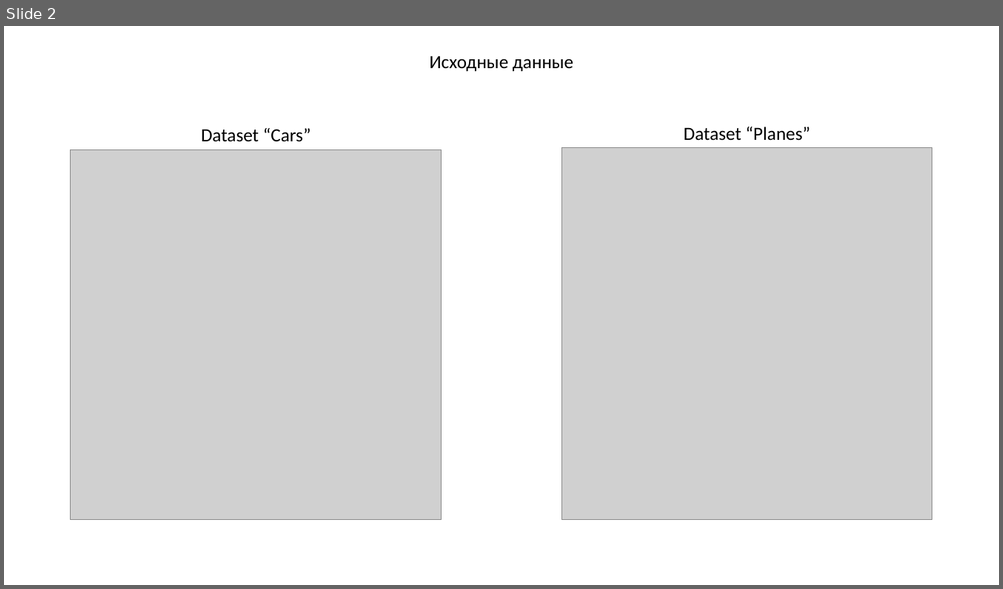
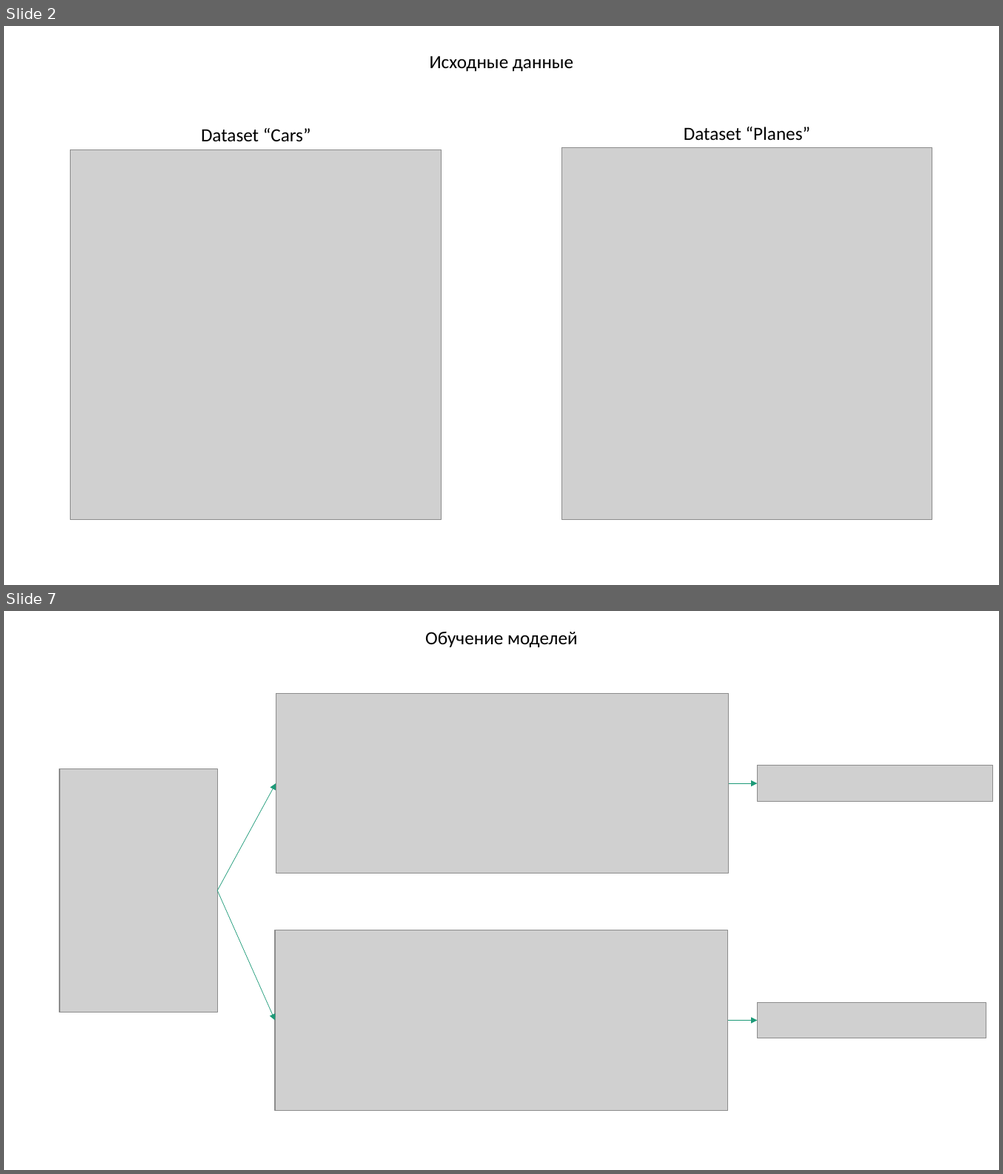
Before and after one commit to KanVull/Kursach-8Sem, a slide deck: Презентация.pptx. Shown one above the other, each under a label of ours: slide 2 before the commit, slides 2 and 7 after it; the slides between them are not shown. The pictures are 1003x589 and 1003x1174 pixels, drawn with LibreOffice and Linux fonts; fonts in the diff are those of the drawing; grey boxes stand for pictures. Boxes give left, top, right and bottom in pixels: in the first picture for what was removed or moved away, otherwise in the second. Text is boxed around its words. In the diff, an @@ line names an element or a change of style, - is before the commit and + after.

```diff
--- a/Презентация.pptx
+++ b/Презентация.pptx
@@ slide 7 added at [4, 611, 999, 1170], background #FFFFFF @@
@@ text added at [425, 632, 578, 647], 18 pt, text #000000 @@
+Обучение моделей
@@ picture added at [276, 694, 728, 874] @@
@@ picture added at [757, 766, 992, 801] @@
@@ picture added at [60, 769, 216, 1012] @@
@@ arrow added from (217, 891) to (276, 783), #1D9A78 0.5 pt @@
@@ arrow added from (728, 783) to (757, 783), #1D9A78 0.5 pt @@
@@ arrow added from (217, 891) to (275, 1021), #1D9A78 0.5 pt @@
@@ picture added at [275, 931, 728, 1111] @@
@@ picture added at [757, 1003, 985, 1039] @@
@@ arrow added from (728, 1021) to (757, 1021), #1D9A78 0.5 pt @@
```
Also in this commit, not shown: 1 slide changed, 5 other slides added, 14 slides removed, 4 other files.
